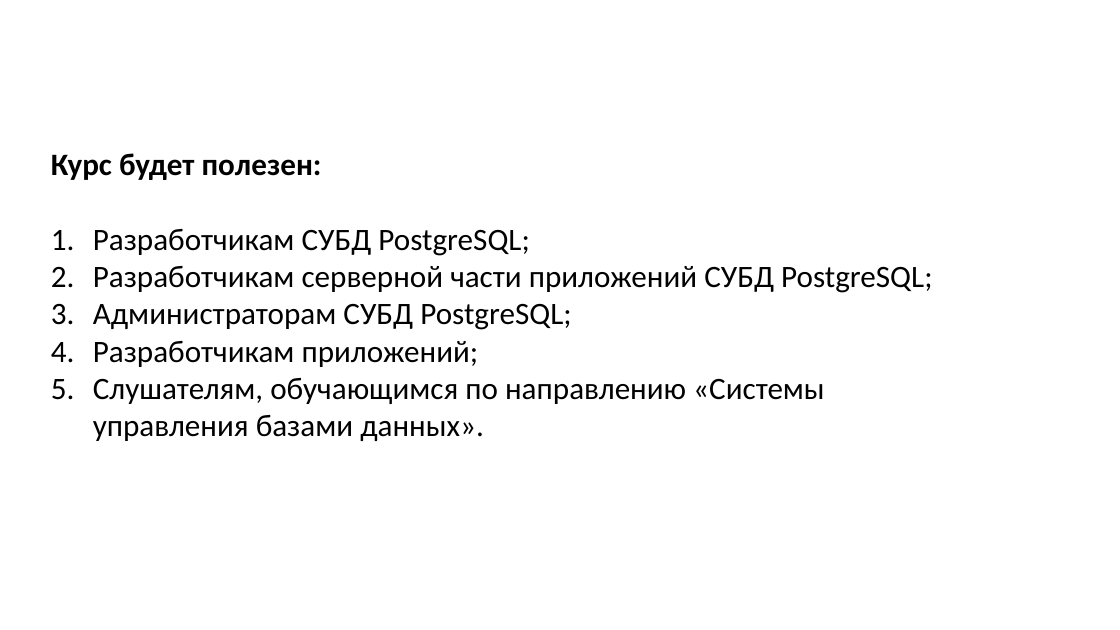
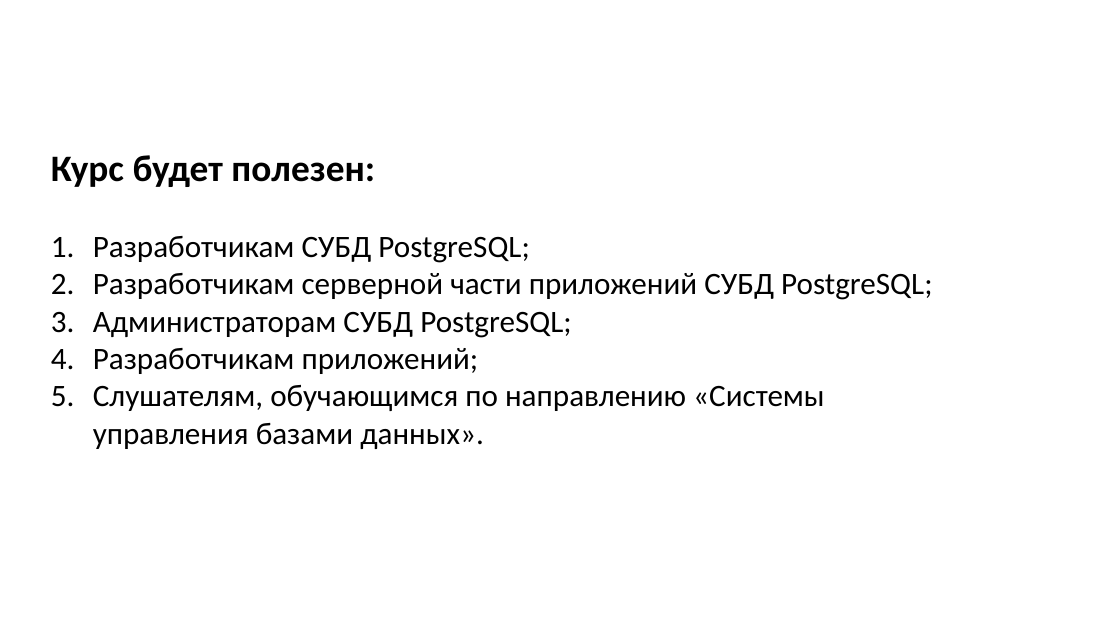
Before and after one commit to nesrv/postgresql-dev1, a slide deck: slide 4 of for_students/DAY-1/ppt/dev1_00.pptx. Drawn at 1120x630 pixels with LibreOffice and Linux fonts; fonts in the diff are those of the drawing; background and template pictures are left out. Boxes give left, top, right and bottom in pixels: in the first picture for what was removed or moved away, otherwise in the second. Text is boxed around its words. In the diff, an @@ line names an element or a change of style, - is before the commit and + after.

```diff
--- a/for_students/DAY-1/ppt/dev1_00.pptx
+++ b/for_students/DAY-1/ppt/dev1_00.pptx
@@ text at [51,155,375,187]: size 20 to 24 pt in "Курс будет полезен:" @@
```
Also in this commit, not shown: 3 other files.
